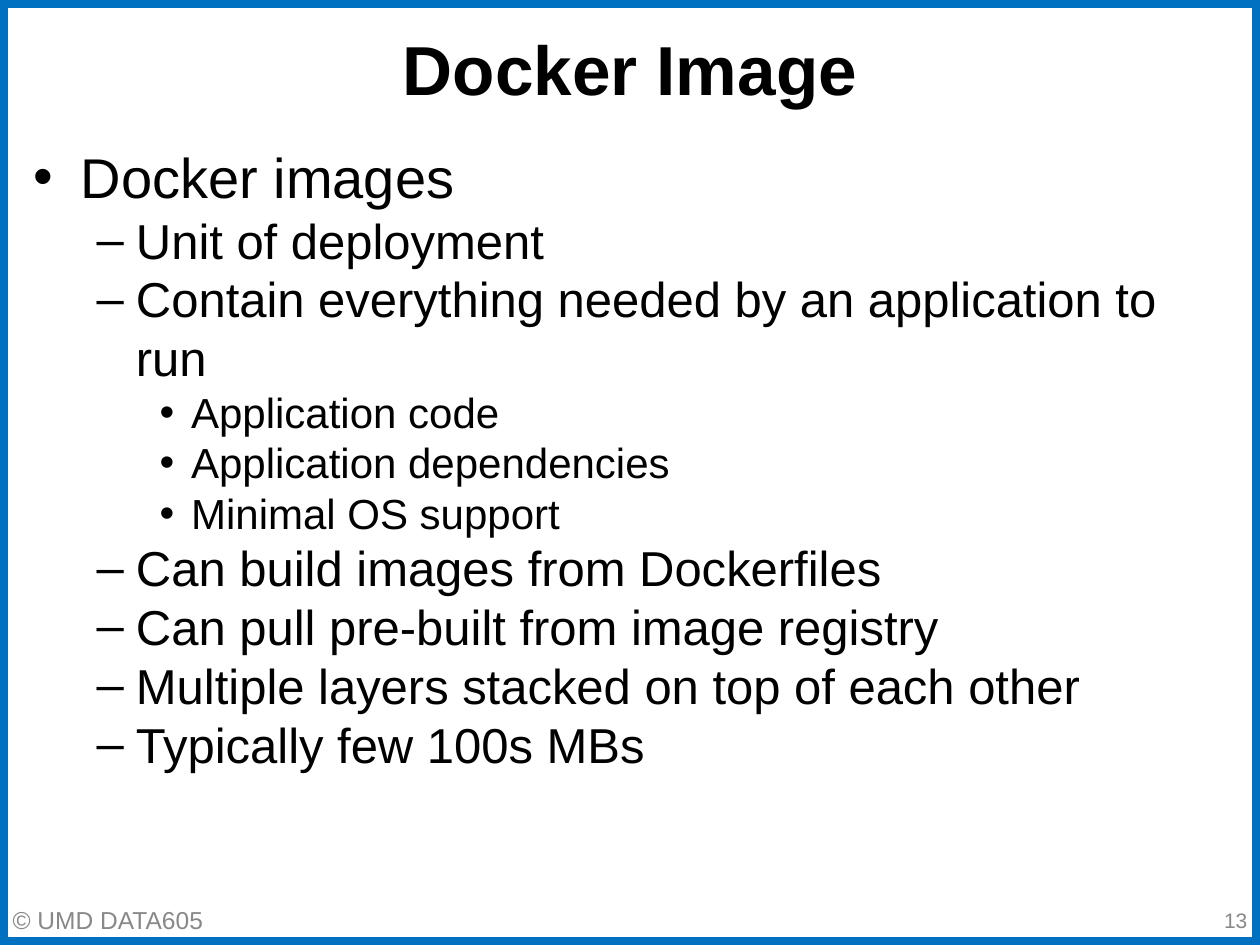
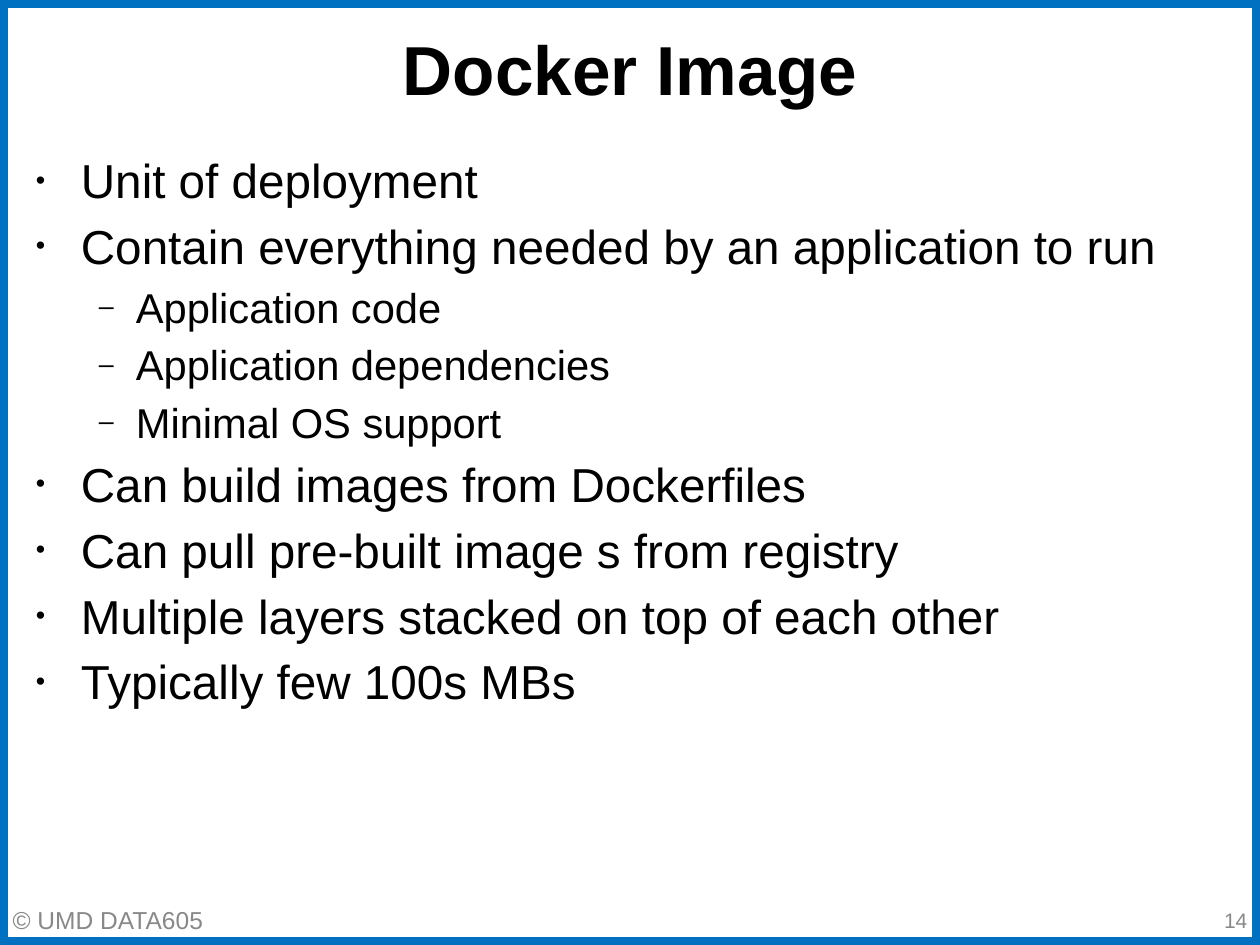
Before and after one commit to gpsaggese/umd_data605, a slide deck: slide 14 of lectures/02.2 - Docker DevOps.pptx (slide 13 before the commit). Drawn at 1260x945 pixels with LibreOffice and Linux fonts; fonts in the diff are those of the drawing. Boxes give left, top, right and bottom in pixels: in the first picture for what was removed or moved away, otherwise in the second. Text is boxed around its words. In the diff, an @@ line names an element or a change of style, - is before the commit and + after.

```diff
--- a/lectures/02.2 - Docker DevOps.pptx
+++ b/lectures/02.2 - Docker DevOps.pptx
@@ text at [81,157,455,209]: paragraph removed @@
-• Docker images
@@ text at [81,163,1156,709]: size 28 to 27.2 pt in "Unit of deployment", "Contain everything needed by an application to ...", "Can build images from Dockerfiles", "Multiple layers stacked on top of each ..." and 1 more places; size 24 to 23.8 pt in "Application code", "Application dependencies", "Minimal OS support"; bullet – to •; list level 2 to 1 in "Unit of deployment"; line spacing 1 to 1.15; list level 2 to 1 in "Contain everything needed by an ..."; bullet • to –; list level 3 to 2 in "Application code"; list level 3 to 2 in "Application dependencies"; list level 3 to 2 in "Minimal OS support"; list level 2 to 1 in "Can build images from Dockerfiles"; list level 2 to 1 in "Multiple layers stacked on top ..."; list level 2 to 1 in "Typically few 100s MBs" @@
@@ text at [81,533,898,577]: text changed; size 28 to 27.2 pt @@
-  – Can pull pre-built from image registry
+• Can pull pre-built image s from registry
@@ page number at [1224,913,1247,928]: text changed @@
-13
+14
```
Also in this commit, not shown: 20 other slides changed, 2 slides added, 3 slides removed, 3 other files.
